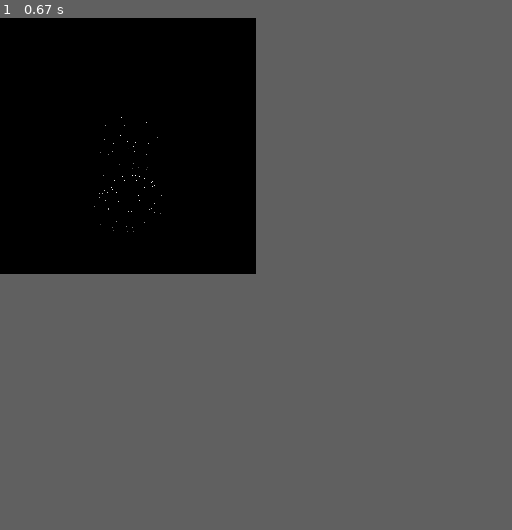
Above: before the commit, frame 1.
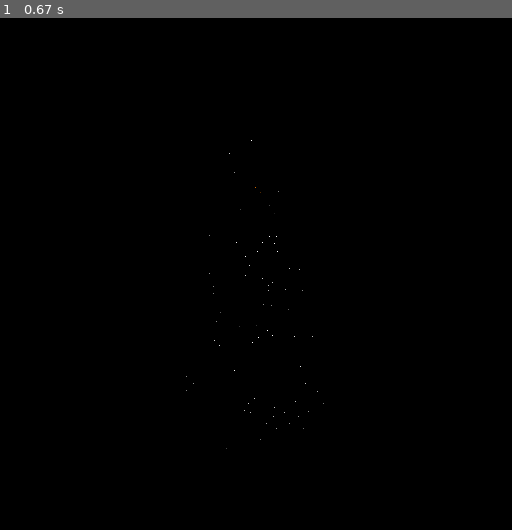
Above: after the commit, the same moment.

Repository: josuemj/Computer-Graphics
Game: pygame game, started from Raytracer2024.py
Same seed, same stepped clock (60 frames per second), same inputs: the game is played once before the commit and once after it.
Inputs:
- Up to frame 1 (0.67 s): no input
The window is 256x256 before the commit and 512x512 after it. Grey fills any space a smaller window leaves; there, only what the larger window draws over its background counts as a difference.

The runs differ from the first frame. In frame 1, less than 0.1% of the frame differs, in the area x 18-64%, y 19-85%.

Commit message:
trying new spheres :)

Diff:
--- a/Raytracer2024.py
+++ b/Raytracer2024.py
@@ -8,8 +8,8 @@
 from lights import *
 
 
-width =  256
-height = 256
+width =  512
+height =  512
 
 screen = pygame.display.set_mode((width, height), pygame.SCALED )
 clock = pygame.time.Clock()
@@ -41,15 +41,15 @@
 rt.lights.append( DirectionalLight(direction = [0.5, -0.5, -1], intensity = 0.8, color = [1,1,1] ))
 rt.lights.append( AmbientLight(intensity=0.1))
 
-# rt.scene.append( Sphere(position=[0, 0.6, -2.8], radius=0.3, material=snowy)) #head ball
-# rt.scene.append( Sphere(position=[0, 0.5, -2.55], radius=0.06, material=orange_carrot)) # nose
-# rt.scene.append( Sphere(position=[-0.04, 0.44, -2.57], radius=0.025, material=button)) # mouth
-# rt.scene.append( Sphere(position=[0.04, 0.44, -2.57], radius=0.025, material=button)) # mouth
-# rt.scene.append( Sphere(position=[0.11, 0.46, -2.58], radius=0.025, material=button)) # mouth
-# rt.scene.append( Sphere(position=[-0.11, 0.46, -2.58], radius=0.025, material=button)) # mouth
+rt.scene.append( Sphere(position=[0, 0.6, -2.8], radius=0.3, material=snowy)) #head ball
+rt.scene.append( Sphere(position=[0, 0.5, -2.55], radius=0.06, material=orange_carrot)) # nose
+rt.scene.append( Sphere(position=[-0.04, 0.44, -2.57], radius=0.025, material=button)) # mouth
+rt.scene.append( Sphere(position=[0.04, 0.44, -2.57], radius=0.025, material=button)) # mouth
+rt.scene.append( Sphere(position=[0.11, 0.46, -2.58], radius=0.025, material=button)) # mouth
+rt.scene.append( Sphere(position=[-0.11, 0.46, -2.58], radius=0.025, material=button)) # mouth
 
-# rt.scene.append( Sphere(position=[-0.09, 0.6, -2.52], radius=0.03, material=button)) # eye
-# rt.scene.append( Sphere(position=[0.09, 0.6, -2.52], radius=0.03, material=button)) # eye
+rt.scene.append( Sphere(position=[-0.09, 0.6, -2.52], radius=0.03, material=button)) # eye
+rt.scene.append( Sphere(position=[0.09, 0.6, -2.52], radius=0.03, material=button)) # eye
 
 
 rt.scene.append( Sphere(position=[0, 0, -2.9], radius=0.4, material=snowy)) # middle ball
